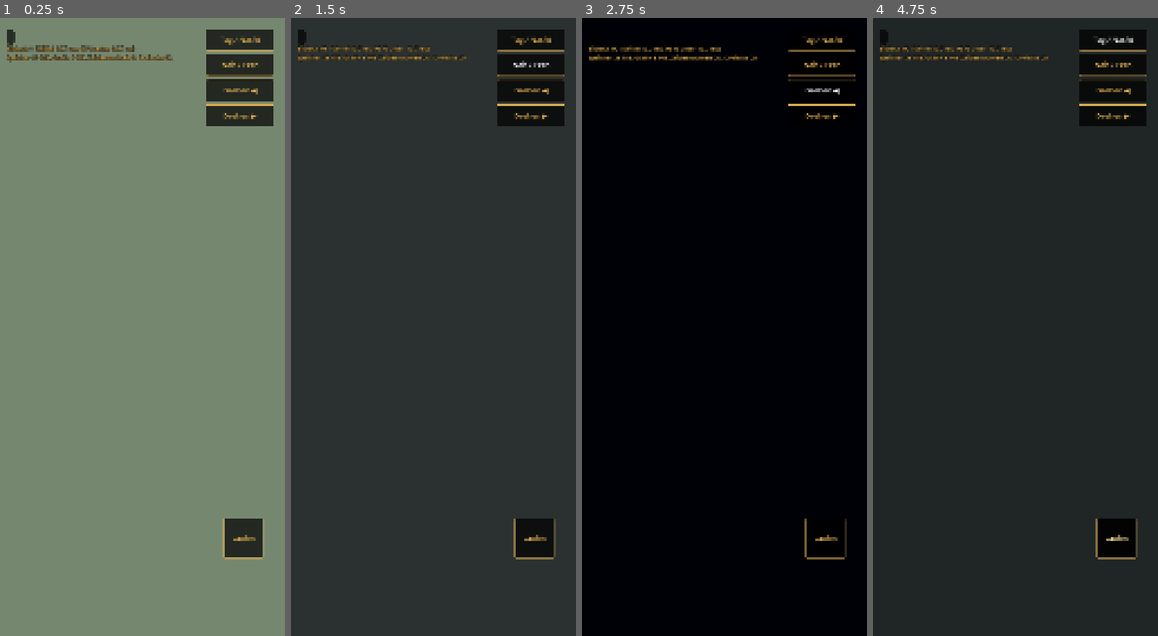
Above: before the commit, frames 1-4 (left to right).
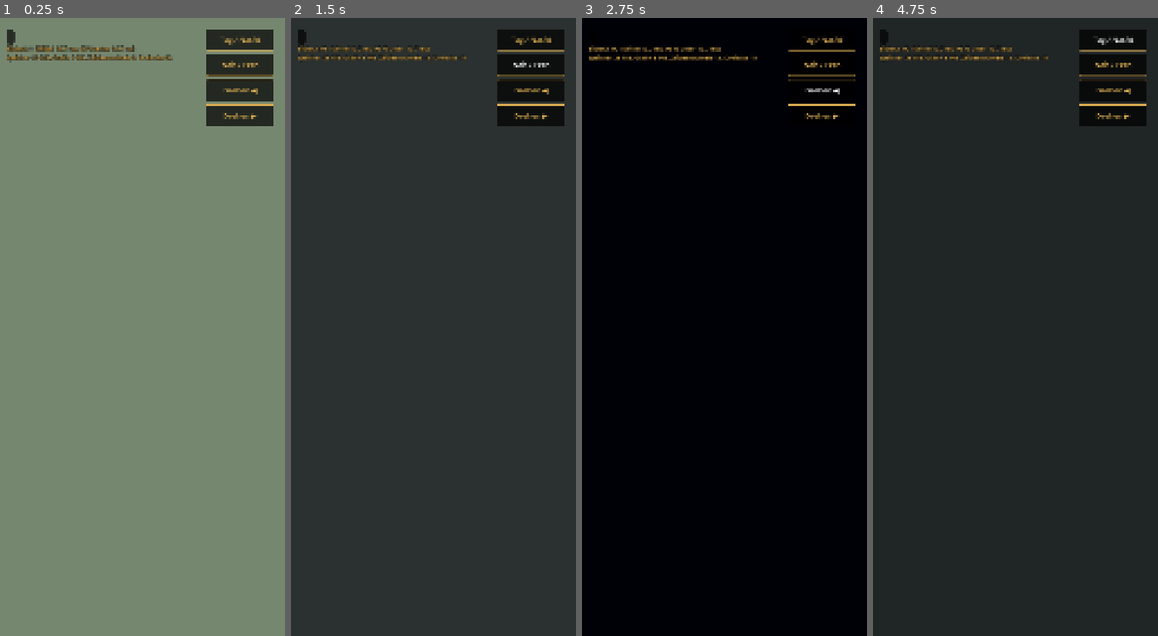
Above: after the commit, the same moments.

Repository: tramour-cmyk/androidapp_rpg_bornim
Game: Godot game, scene res://spiel.tscn
Two runs of this game, one before a commit and one after it. Both use one fixed random seed, a clock stepped at 60 frames per second and the inputs below.
Inputs (mouse positions are in pixels of both pictures, inside the frame that each line leads up to):
- Up to frame 1 (0.25 s): no input
- Up to frame 2 (1.5 s): click "Tag / Nacht" at 0.5 s; click "Nah / Fern" at 1.25 s
- Up to frame 3 (2.75 s): click "Drehen ◀" at 2 s
- Up to frame 4 (4.75 s): click "Drehen ▶" at 2.75 s; click (1115, 537) at 3.5 s, where only the run before the commit has a clickable "Laufen"; click "Tag / Nacht" at 4.25 s

The runs differ from the first frame. In frame 1, 0.9% of the frame differs, in the area x 78-93%, y 81-88%; in frame 2, 1.0%, in the area x 46-93%, y 6-88%; in frame 3, 0.2%; in frame 4, 1.0%.
Error in both runs: Trying to assign value of type 'Nil' to a variable of type 'Dictionary'. (res://skripte/karte.gd:25)

Commit message:
348.6 Runde 2: Boden mit Boeschung 4 Kacheln ueber den Rand (Wasser lag als Platte auf der Wiese); Auge groesser, weiter vorn, Lid offener (von oben verdeckt); Wasser nachts heller mit Streifen von Laternen und Mond wie WaterLife.streaks; Laufen mit dem Ring wie alt, Laufknopf nur nach Einstellung; Karrenraeder alt 0,26 Kachel, Deichseln dicker
Co-Authored-By: Claude Opus 5.5 <noreply@anthropic.com>
Claude-Session: https://claude.ai/code/session_01TS4M47TVBdYtggJWjaZ9j3

Diff:
--- a/godot/shader/wasser.gdshader
+++ b/godot/shader/wasser.gdshader
@@ -10,6 +10,12 @@
 uniform vec3 rim : source_color = vec3(0.165, 0.227, 0.235);     // WATER_S 0x2A3A3C
 uniform vec3 deep : source_color = vec3(0.055, 0.102, 0.118);    // WATER_D 0x0E1A1E
 uniform vec3 glint_c : source_color = vec3(0.478, 0.557, 0.565); // GLINT 0x7A8E90
+// 348.6 (Runde 2c: nachts fast schwarz, nicht als Wasser zu lesen): wie WaterLife.streaks liegen Laternen, Fenster und Mond
+// als zitternde Streifen aus kurzen Querlinien zum Betrachter hin auf dem Wasser; Inseln wie boden.gdshader (x, z, Reichweite, Staerke)
+uniform vec4 inseln[64];
+uniform int inseln_n = 0;
+uniform vec3 insel_farbe : source_color = vec3(1.0, 0.66, 0.3);
+uniform vec3 mond : source_color = vec3(0.847, 0.894, 0.957);   // MOON 0xD8E4F4
 varying vec3 wpos;
 void vertex() { wpos = (MODEL_MATRIX * vec4(VERTEX, 1.0)).xyz; }
 float h21(vec2 p) { return fract(sin(dot(p, vec2(127.1, 311.7))) * 43758.5453); }
@@ -27,6 +33,35 @@
 	float s = abs(sin(p.y * 6.0 + vnoise(vec2(p.x * 1.4 - flow, p.y * 1.4)) * 6.0));
 	float glint = smoothstep(0.985, 0.997, s) * smoothstep(0.68, 0.8, vnoise(vec2(p.x * 1.1 - flow * 1.5, p.y * 1.1)));   // Helfer: Wellenlinien zu grell und zu viele
 	col = mix(col, glint_c, glint * 0.3);
-	col *= mix(1.0, 0.35, night);
+	col = col * mix(1.0, 0.5, night) + vec3(0.008, 0.016, 0.03) * night;
+	if (night > 0.0) {
+		vec2 tv = normalize(INV_VIEW_MATRIX[2].xz);       // auf dem Boden zum Betrachter (alt: Karte (1, 1), den Schirm hinab)
+		vec2 qv = vec2(-tv.y, tv.x);
+		float zeile = fract(dot(p, tv) * 4.0);             // Querlinien, 2,5 Bildpunkte alt = gut 0,25 m
+		float linie = smoothstep(0.0, 0.2, zeile) * smoothstep(0.6, 0.35, zeile);
+		vec3 add = vec3(0.0);
+		for (int i = 0; i < inseln_n; i++) {
+			vec2 d = p - inseln[i].xy;
+			float s_ = dot(d, tv), q = dot(d, qv), r = inseln[i].z * 0.9;
+			if (s_ < 0.3 || s_ > r || abs(q) > 0.5) continue;
+			float fade = 1.0 - s_ / r;
+			float wob = sin(TIME * 5.3 + s_ * 6.8 + inseln[i].x) * 0.5 + sin(TIME * 13.0 + s_ * 12.4) * 0.25;
+			float half_ = 0.18 * (0.6 + 0.4 * fade) * (0.75 + 0.35 * wob);
+			float a = 0.55 * inseln[i].w * fade * (0.55 + 0.45 * wob);
+			add += insel_farbe * a * smoothstep(half_, half_ * 0.5, abs(q + sin(TIME * 3.8 + s_ * 4.0) * 0.03));
+		}
+		// Mond: ein Streifen durch die ganze Sicht, eine Spalte rechts der Bildmitte (alt: durch die Mondspalte)
+		float qm = dot(p - INV_VIEW_MATRIX[3].xz, qv) - 1.6;
+		float s2 = dot(p, tv);
+		float wob2 = sin(TIME * 5.3 + s2 * 6.8 + 7.0) * 0.5 + sin(TIME * 13.0 + s2 * 12.4) * 0.25;
+		// Helfer Lauf 21: Leiter aus gleichen harten Strichen; jetzt je Strich eigene Laenge, Lage und Helligkeit, manche fehlen
+		float k2 = floor(s2 * 4.0);
+		float hk = h21(vec2(k2, 7.0)), hk2 = h21(vec2(k2, 19.0));
+		float hm = 0.24 * (0.45 + 0.75 * hk) * (0.75 + 0.35 * wob2);
+		float an = step(0.3, hk2) * (0.4 + 0.6 * hk2);
+		add += mond * 0.2 * an * (0.55 + 0.45 * wob2) * smoothstep(hm, hm * 0.3, abs(qm + (hk - 0.5) * 0.2 + sin(TIME * 3.8 + s2 * 4.0) * 0.03));
+		col += add * linie * night;
+		col = mix(col, mond * 0.6, glint * 0.25 * night);   // Wellenlinien im Mondlicht
+	}
 	ALBEDO = col;
 }
--- a/godot/skripte/gebiet.gd
+++ b/godot/skripte/gebiet.gd
@@ -193,7 +193,7 @@
 		add_child(o)
 		lampen.append(o)
 	inseln = inseln.slice(0, 64)
-	for m in [boden, halme]:
+	for m in [boden, halme, wasser]:
 		if m:
 			m.set_shader_parameter("inseln", inseln)
 			m.set_shader_parameter("inseln_n", inseln.size())
--- a/godot/skripte/steuerung.gd
+++ b/godot/skripte/steuerung.gd
@@ -12,7 +12,8 @@
 signal knopf(was: String)
 
 const GOLD := Color(0.86, 0.68, 0.32)
-const JOY := 110.0
+const JOY := 94.0 * AktionsKnopf.DP          # 131 (alt StickFeel.runAt, mittel): im Ring gehen, darueber hinaus laufen
+const LAUF_TASTE := false                    # alt vm.runButton, Vorgabe aus: Laufen mit dem Ring; Knopf nur nach Einstellung
 
 var finger := {}
 var kneif_d := 0.0
@@ -31,6 +32,7 @@
 var text: Label
 var zeilen: Array = []
 var lauf_an := false
+var ring_lauf := false
 var oben: VBoxContainer                 # Probeknoepfe (Tag/Nacht, Nah/Fern, Drehen): gibt es im alten Spiel nicht, in Vergleichsbildern aus
 
 func _ready() -> void:
@@ -86,6 +88,7 @@
 	lauf_knopf.position = Vector2(-(31 + 58), -(112 + 58)) * AktionsKnopf.DP
 	lauf_knopf.toggle_mode = true
 	lauf_knopf.toggled.connect(func(an): lauf_an = an; laufen.emit(an))
+	lauf_knopf.visible = LAUF_TASTE   # 348.6 (Runde 2e: stand allein rechts vor Kirchenfenster und Brunnen)
 	add_child(lauf_knopf)
 	textfeld = PanelContainer.new()
 	textfeld.set_anchors_and_offsets_preset(Control.PRESET_BOTTOM_WIDE)
@@ -156,7 +159,7 @@
 func naechste() -> void:
 	if zeilen.is_empty():
 		textfeld.visible = false
-		lauf_knopf.visible = true
+		lauf_knopf.visible = LAUF_TASTE
 		return
 	var z: Dictionary = zeilen.pop_front()
 	text.text = (String(z["wer"]) + ": " if z.has("wer") else "") + String(z["text"])
@@ -173,8 +176,8 @@
 func _zeichne_joy() -> void:
 	if not zieht: return
 	zeichner.draw_circle(joy_von, JOY, Color(0, 0, 0, 0.25))
-	zeichner.draw_arc(joy_von, JOY, 0, TAU, 48, Color(GOLD, 0.6), 4)
-	zeichner.draw_circle(joy_von + joy_v * JOY, 46, Color(GOLD, 0.55))
+	zeichner.draw_arc(joy_von, JOY, 0, TAU, 48, Color(GOLD, 0.9 if ring_lauf else 0.45), 6 if ring_lauf else 4)   # alt: Ring golden, solange er laeuft
+	zeichner.draw_circle(joy_von + joy_v * JOY * 1.15, 46, Color(GOLD, 0.55))
 
 func _unhandled_input(e: InputEvent) -> void:
 	if textfeld.visible:
@@ -197,6 +200,7 @@
 				if unten and not zieht: tippen.emit(t.position)
 				unten = false; zieht = false; joy_v = Vector2.ZERO
 				joystick.emit(joy_v)
+				ring(false)
 		zeichner.queue_redraw()
 	elif e is InputEventScreenDrag:
 		var dg := e as InputEventScreenDrag
@@ -211,10 +215,16 @@
 		if unten and dg.index == 0:
 			var d := dg.position - joy_von
 			if d.length() > 28: zieht = true
-			joy_v = d / JOY
+			joy_v = d / (JOY * 1.15)
 			if joy_v.length() > 1.0: joy_v = joy_v.normalized()
 			if zieht: joystick.emit(joy_v)
+			ring(zieht and d.length() > JOY)
 			zeichner.queue_redraw()
+
+func ring(an: bool) -> void:
+	if an == ring_lauf or lauf_an: return
+	ring_lauf = an
+	laufen.emit(an)
 
 func messe(times: Array) -> void:
 	if not mess.visible or Engine.get_process_frames() % 15 != 0 or times.is_empty(): return
Not shown, changed: tools/blender348/v3/dorf.py
Not shown, changed: tools/blender348/v3/held3.py
